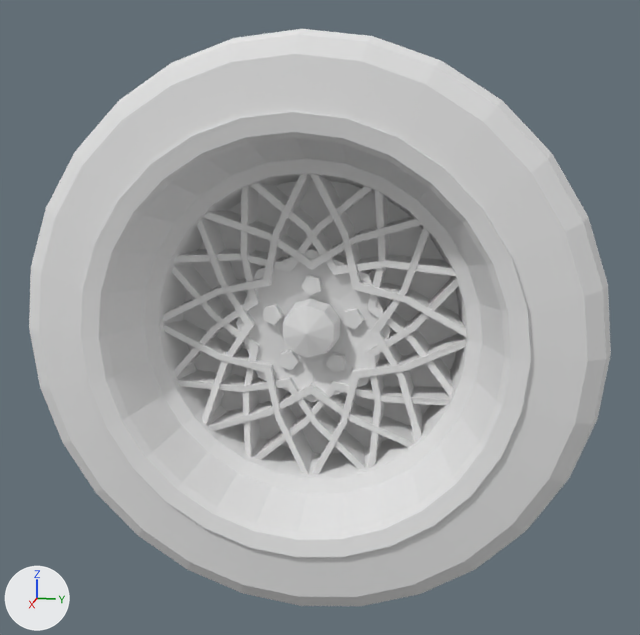
The OBJ model Test/Assets/Models/wheel_RR.obj as it was, and as the next commit left it.
The view is the same before and after, from a 50 mm lens placed at (1.089, 0.215, 0.27), pointed at (0.001, -0.002, -0.002). The lights are fixed; the arrows at lower left show +X, +Y and +Z. The picture after the commit comes second. Where no turn or scale is listed for an object, it has been applied to the vertices.

The first picture shows 'wheel_RR'.
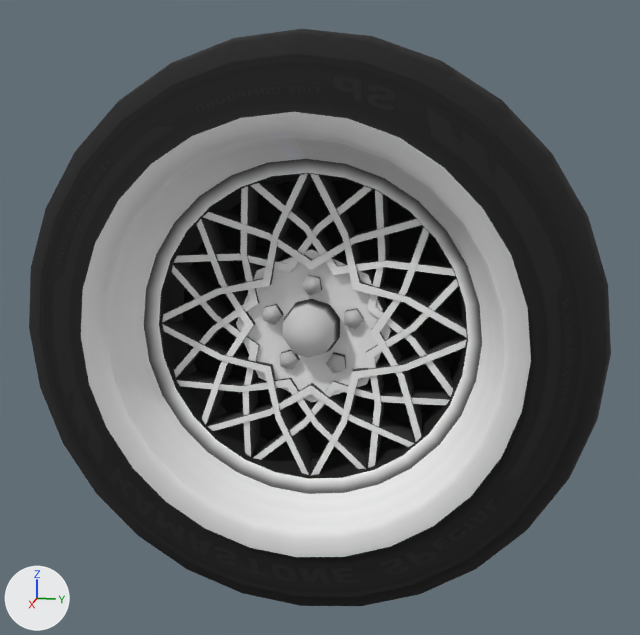
The change, as a diff of the scene's bpy script:
```diff
--- a/Test/Assets/Models/wheel_RR.obj.py
+++ b/Test/Assets/Models/wheel_RR.obj.py
@@ img_rb1c_tire_1k_png @@
+img_rb1c_tire_1k_png = load_image('RB1c_Tire_1k.png', 'RB1c_Tire_1k.png', 1024, 1024, 'sRGB')
@@ mat_rb1c_tire_1k @@
 mat_rb1c_tire_1k = principled_material('RB1c_Tire_1k')
-mat_rb1c_tire_1k.base_color = (0.8, 0.8, 0.8)  # white #e7e7e7
-mat_rb1c_tire_1k.roughness = 1.0
+mat_rb1c_tire_1k.texture = img_rb1c_tire_1k_png
+mat_rb1c_tire_1k.roughness = 0.9
```

Changed parts and their boxes (x1, y1, x2, y2) in the pictures (640 x 635 px):
'wheel_RR', surface changed (white to black)
    both: (29, 29, 611, 606)
